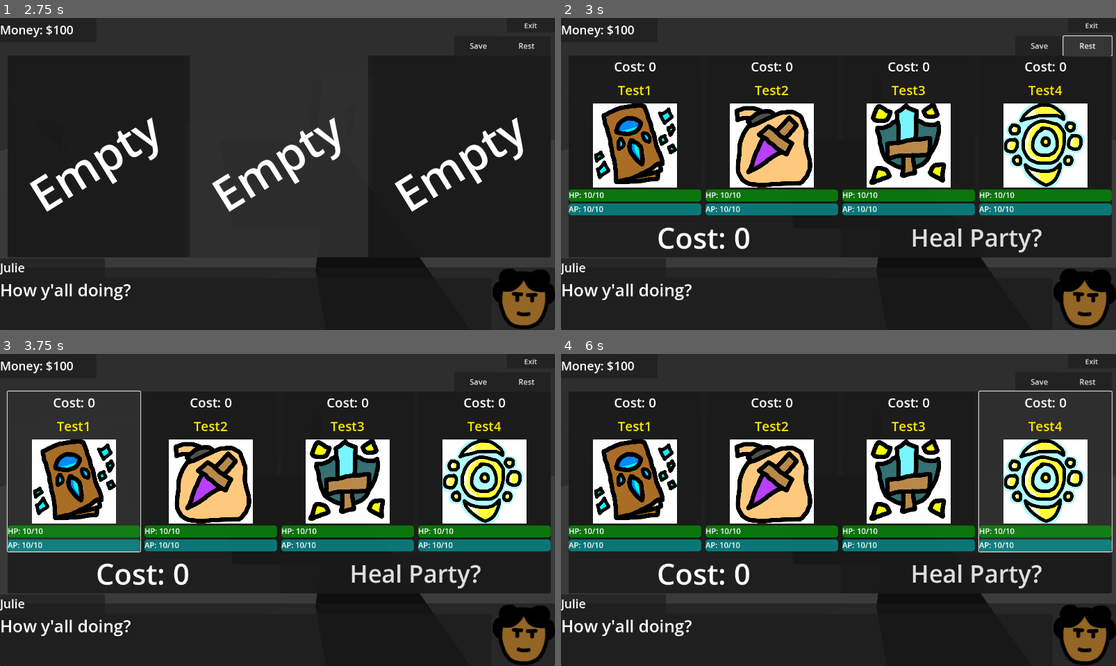
Above: before the commit, frames 1-4 (two rows, left to right).
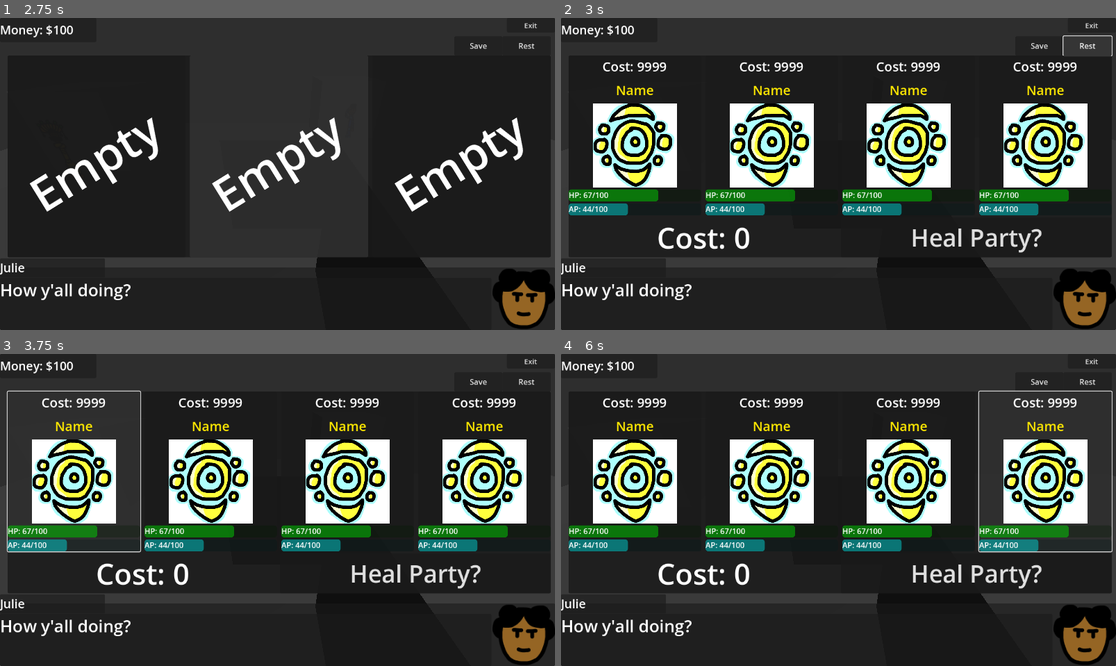
Above: after the commit, the same moments.

Repository: eneumont/towermercs
Game: Godot game, scene res://Scenes/Town/Town1.tscn
Same seed, same stepped clock (60 frames per second), same inputs: the game is played once before the commit and once after it. This scene is started directly instead of the project's main scene.
Inputs (mouse positions are in pixels of both pictures, inside the frame that each line leads up to):
- Up to frame 1 (2.75 s): tap Enter at 0.5 s; move the mouse to (399, 158) at 0.52 s; hold D (move_right) 0.53-1.25 s; tap Z (confirm) at 0.6, 2, 2.1 s; click (399, 158) at 0.67 s; drag from (166, 189) to (249, 236) at 1.27 s; move the mouse to (333, 105) at 2.02 s; hold D (move_right) from 2.03 s (still down)
- Up to frame 2 (3 s): release D (move_right) at 2.75 s; click "Rest" at 2.75 s
- Up to frame 3 (3.75 s): click (72, 472) at 3.5 s
- Up to frame 4 (6 s): click (771, 472) at 4.25 s; click (910, 472) at 5 s; click (1043, 472) at 5.75 s

Frame 1 is identical in both runs. In frame 2, 13% of the frame differs, in the area x 3-100%, y 14-64%; in frame 3, 13%; in frame 4, 13%.
Error after the commit: Out of bounds get index '0' (on base: 'Array[CharData]') (res://Scripts/Field/field_char.gd:16)

Commit message:
tweaks and act_name coding
delete saves now actually works, building ui wouldn't update, now working on assigning act_names to chars when created

Diff:
--- a/Scenes/UI/GuildSlot.tscn
+++ b/Scenes/UI/GuildSlot.tscn
@@ -48,4 +48,4 @@
 horizontal_alignment = 1
 vertical_alignment = 1
 
-[connection signal="button_up" from="." to="." method="_on_button_up"]
+[connection signal="button_up" from="." to="." method="btn_up"]
--- a/Scripts/Characters/char_data.gd
+++ b/Scripts/Characters/char_data.gd
@@ -46,7 +46,7 @@
 
 func _init(c_name: String, type: ClassType, pos: int = 0, c_data: Dictionary = {}) -> void:
 	if c_data.is_empty():
-		act_name = str(type) + "" #figure what actual names should be made
+		act_name = assign_name(type)
 		display_name = c_name
 		cur_level = 1
 		cur_exp = 0
@@ -325,3 +325,35 @@
 		"growths": [growths[StatType.HEALTH], growths[StatType.ARTISTRY], growths[StatType.ATTACK], growths[StatType.MAGIC], growths[StatType.DEFENSE], growths[StatType.RESISTANCE], growths[StatType.SPEED]],
 		"equipment": [equipment[ItemRes.ItemType.WEAPON], equipment[ItemRes.ItemType.ARMOR], equipment[ItemRes.ItemType.ACCESSORY]]
 	}
+
+## assigns name by type and then next avaible number [br]
+## ex. if creating knight and Knight1 exists then creates Knight2
+func assign_name(type: ClassType) -> String:
+	var out: String = ClassType.keys()[type] #returns KNIGHT, MAGE, etc. note for multiplayer specifically mutliple user partys, temporary add owner name to act name
+
+	var nums: Array[int]
+
+	#see if can reduce this to single line of just nums = array of ints
+	#that are the same class but partioned off act_name
+	var c_array: Array[CharData]
+	#whether or not they're dependent instances doesn't matter since only pulling data
+	c_array.append_array(PlayerData.collection)
+	c_array.append_array(PlayerData.party)
+	c_array.append_array(PlayerData.reserve)
+	for c in c_array.filter(func(t): return t.class_type == type):
+		nums.append(c.act_name.to_int()) #remove all letters
+
+	nums.sort()
+
+	#this shit is not efficient...  imma have to do regex...
+	for i in nums.size():
+		#maybe turn to ternary...
+		if i == nums.size() - 1: #if at end add one
+			out = out + str(nums[i] + 1)
+		else:
+			if (nums[i + 1] - i) <= 1: #if dif between cur and next is 1 or less continue
+				continue
+			else:
+				out = out + str(nums[i] + 1)
+
+	return out
--- a/Scripts/Save/player_data.gd
+++ b/Scripts/Save/player_data.gd
@@ -6,14 +6,14 @@
 var inventory: Dictionary #[String, int]
 
 var party: Array[CharData] = [
-	CharData.new("Test1", CharData.ClassType.MAGE),
-	CharData.new("Test2", CharData.ClassType.THIEF),
-	CharData.new("Test3", CharData.ClassType.KNIGHT),
-	CharData.new("Test4", CharData.ClassType.CLERIC),
+	#CharData.new("Test1", CharData.ClassType.MAGE),
+	#CharData.new("Test2", CharData.ClassType.THIEF),
+	#CharData.new("Test3", CharData.ClassType.KNIGHT),
+	#CharData.new("Test4", CharData.ClassType.CLERIC),
 ]
 var reserve: Array[CharData] = [
-	CharData.new("Test5", CharData.ClassType.CLERIC),
-	CharData.new("Test6", CharData.ClassType.THIEF),
+	#CharData.new("Test5", CharData.ClassType.CLERIC),
+	#CharData.new("Test6", CharData.ClassType.THIEF),
 ]
 var collection: Array[CharData] = []
 var available_classes: Array = [ ##Array[CharData.ClassType]
--- a/Scripts/Title/class_slot.gd
+++ b/Scripts/Title/class_slot.gd
@@ -52,7 +52,7 @@
 	class_img.texture = load("res://Images/Textures/Icons/Characters/" + c_img)
 	description_txt.text = des
 
-func done_click():
+func done_click(): #error could happen if multiple dones could happen at same time
 	done = !done
 	if done:
 		c_name = name_input.text
--- a/Scripts/Title/title_save_slot.gd
+++ b/Scripts/Title/title_save_slot.gd
@@ -26,17 +26,13 @@
 	if title_ui.delete:
 		if slot > 0:
 			full_game = false
-			delete_save()
+			SaveManager.delete_save(slot)
 			design(false)
 		title_ui.delete = false
 	else:
 		if full_game:
 			PlayerData.load_save(SaveManager.load_game(slot) if slot > 0 else SaveManager.load_game(slot, true))
 			title_ui.pick_save()
-
-func delete_save():
-	if full_game:
-		SaveManager.delete_save(slot)
 
 func design(used: bool):
 	full.visible = used
--- a/Scripts/Town/building.gd
+++ b/Scripts/Town/building.gd
@@ -34,6 +34,7 @@
 func openUI():
 	BuildingUI.show()
 	BuildingUI.set_process(true)
+	BuildingUI.updateMoney()
 	PlayerData.ui_open = true
 
 func closeUI():
--- a/Scripts/Town/guild_slot.gd
+++ b/Scripts/Town/guild_slot.gd
@@ -49,5 +49,23 @@
 	description_txt.text = d_txt
 	cost_txt.text = "$" + str(cost)
 
-func _on_button_up() -> void:
-	shop.slot_click(display_name, type, cost_txt.text.to_int())
+func btn_up():
+	if shop.hireMode:
+		if (PlayerData.money - cost_txt.text.to_int()) < 0:
+			pass
+		else:
+			PlayerData.money -= cost_txt.text.to_int()
+			PlayerData.collection.append(CharData.new(display_name, type))
+	else:
+		PlayerData.money += cost_txt.text.to_int()
+
+		var index: int
+
+		for c in PlayerData.collection:
+			if c.act_name == display_name: #actual name?
+				index = PlayerData.collection.find(c)
+				PlayerData.collection.remove_at(index)
+				queue_free()
+				break
+
+	shop.updateMoney()
--- a/Scripts/Town/guild_ui.gd
+++ b/Scripts/Town/guild_ui.gd
@@ -27,28 +27,6 @@
 
 	updateMoney()
 
-func slot_click(display: String, type: CharData.ClassType, cost: int):
-	if hireMode: hire(display, type, cost)
-	else: fire(display, cost)
-
-func hire(display: String, type: CharData.ClassType, cost: int):
-	if (PlayerData.money - cost) < 0:
-		pass
-	else:
-		PlayerData.money -= cost
-		PlayerData.collection.append(CharData.new(display, type))
-
-func fire(display: String, cost: int):
-	PlayerData.money += cost
-
-	var index: int
-
-	for c in PlayerData.collection:
-		if c.act_name == display:
-			index = PlayerData.collection.find(c)
-
-	PlayerData.collection.remove_at(index)
-
 func hire_click():
 	hireMode = true
 	shop_setup()
